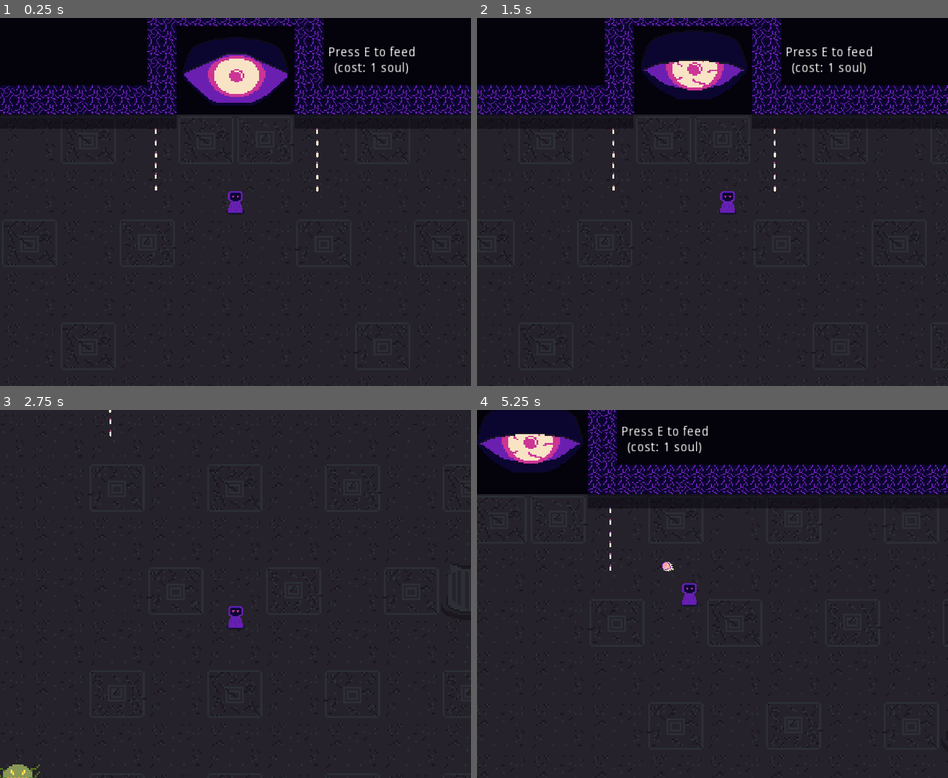
Above: before the commit, frames 1-4 (two rows, left to right).
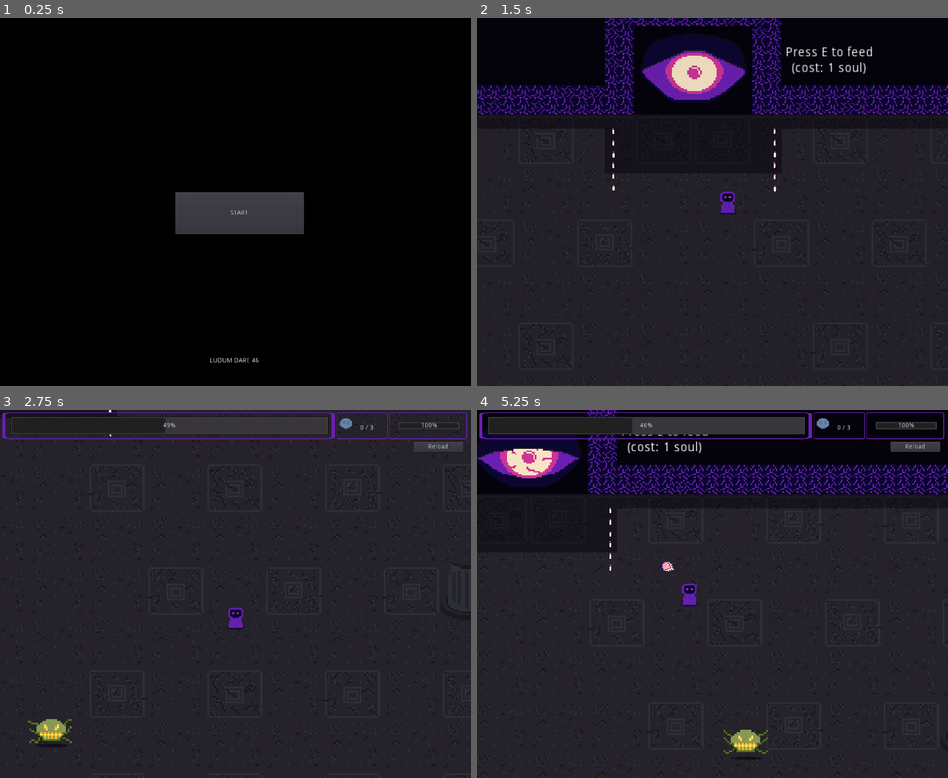
Above: after the commit, the same moments.

Repository: LeoCal4/LD46-Sanjuro-Game
Game: Godot game, scene res://Menu/Menu.tscn
Same seed, same stepped clock (60 frames per second), same inputs: the game is played once before the commit and once after it. Before the commit the project starts from res://Scene1.tscn. The engine's default icon, where the game draws it, is replaced by a stand-in: a white triangle on a blue panel in a dark square.
Inputs (mouse positions are in pixels of both pictures, inside the frame that each line leads up to):
- Up to frame 1 (0.25 s): no input
- Up to frame 2 (1.5 s): click (717, 213) at 0.5 s, where only the run after the commit has a clickable "START"; tap E (action) at 1.25, 1.35 s; move the mouse to (816, 183) at 1.27 s; hold Right (right) from 1.28 s (still down)
- Up to frame 3 (2.75 s): tap E (action) at 2 s; move the mouse to (141, 612) at 2.02 s; release Right (right) at 2.03 s; hold S (down) from 2.03 s (still down); click (141, 612) at 2.1 s
- Up to frame 4 (5.25 s): tap E (action) at 2.75, 2.85, 3.5, 4.25, 4.35, 5 s; move the mouse to (759, 513) at 2.77 s; release S (down) at 2.78 s; hold Right (right) 2.78-3.53 s; move the mouse to (688, 667) at 3.52 s; hold Up (up) 3.53-4.28 s; click (688, 667) at 3.6 s; move the mouse to (853, 649) at 4.27 s; hold Left (left) from 4.28 s (still down); move the mouse to (571, 538) at 5.02 s; click (571, 538) at 5.1 s

The runs differ from the first frame. In frame 1, 84% of the frame differs, in the area x 0-100%, y 0-100%; in frame 2, 1.5%; in frame 3, 1.9%; in frame 4, 7.3%.
Error before the commit: Invalid set index 'text' (on base: 'null instance') with value of type 'String'. (res://Enemy/Enemy.gd:55)

Commit message:
Added things

Diff:
--- a/Enemy/Enemy.gd
+++ b/Enemy/Enemy.gd
@@ -52,7 +52,6 @@
 	if (target.global_position.distance_to(starting_point)) >= 1000 or !is_instance_valid(map_navigation) or !map_navigation.has_method("get_simple_path"):
 		return
 	var path_to_player = map_navigation.get_simple_path(starting_point, target.global_position)
-	$Label.text = str(path_to_player.size())
 	var move_distance = MOVE_SPEED * delta
 	for point in range(path_to_player.size()):
 		var distance_to_next_point = starting_point.distance_to(path_to_player[point])
--- a/Enemy/Enemy.tscn
+++ b/Enemy/Enemy.tscn
@@ -1,7 +1,7 @@
 [gd_scene load_steps=11 format=2]
 
 [ext_resource path="res://Enemy/Enemy.gd" type="Script" id=1]
-[ext_resource path="res://icon.png" type="Texture" id=2]
+[ext_resource path="res://Player/CharacterTileset.png" type="Texture" id=2]
 [ext_resource path="res://Enemy/EnemyTileset.png" type="Texture" id=3]
 [ext_resource path="res://Enemy/EnemyWhiteframe.png" type="Texture" id=4]
 [ext_resource path="res://Sounds/EnemyDamage.wav" type="AudioStream" id=5]
@@ -69,9 +69,12 @@
 [node name="Shadow" type="Sprite" parent="."]
 visible = false
 modulate = Color( 0, 0, 0, 0.505882 )
-position = Vector2( 0.0941207, 7.59151 )
-scale = Vector2( 0.256479, 0.0497588 )
+position = Vector2( 0.50818, 5.56722 )
+scale = Vector2( 1.05584, 0.310462 )
 texture = ExtResource( 2 )
+vframes = 3
+hframes = 3
+frame = 7
 
 [node name="CollisionShape2D" type="CollisionShape2D" parent="."]
 visible = false
@@ -79,7 +82,6 @@
 shape = SubResource( 1 )
 
 [node name="Sprite" type="Sprite" parent="."]
-visible = false
 texture = ExtResource( 3 )
 vframes = 2
 
--- a/Player/Player.gd
+++ b/Player/Player.gd
@@ -79,12 +79,17 @@
 	var move_dir_y = int(Input.is_action_pressed('down')) - int(Input.is_action_pressed('up'))
 	var move_dir_x = int(Input.is_action_pressed('right')) - int(Input.is_action_pressed('left'))
 	move_dir = Vector2(move_dir_x, move_dir_y).normalized()
+	if move_dir != Vector2.ZERO:
+		$AnimationPlayer.play('move')
+	else:
+		$AnimationPlayer.stop()
 
 
 func _apply_movement(delta):
 	acceleration = move_dir * move_speed * delta
 	velocity += acceleration.clamped(max_move_speed) + knockback
 	velocity = move_and_slide(velocity)
+
 
 
 func _apply_friction(delta):
--- a/Player/Player.tscn
+++ b/Player/Player.tscn
@@ -10,6 +10,22 @@
 [sub_resource type="CapsuleShape2D" id=1]
 radius = 6.53317
 height = 11.3728
+
+[sub_resource type="Animation" id=2]
+resource_name = "move"
+length = 0.4
+tracks/0/type = "value"
+tracks/0/path = NodePath("Sprite:frame")
+tracks/0/interp = 1
+tracks/0/loop_wrap = true
+tracks/0/imported = false
+tracks/0/enabled = true
+tracks/0/keys = {
+"times": PoolRealArray( 0, 0.1, 0.2, 0.3, 0.4 ),
+"transitions": PoolRealArray( 1, 1, 1, 1, 1 ),
+"update": 1,
+"values": [ 0, 1, 2, 3, 4 ]
+}
 
 [node name="Player" type="KinematicBody2D"]
 collision_mask = 6
@@ -23,14 +39,15 @@
 position = Vector2( 0.122086, 1.03774 )
 scale = Vector2( 1.22891, 1.08648 )
 texture = ExtResource( 2 )
-vframes = 2
-hframes = 2
-frame = 2
+vframes = 3
+hframes = 3
+frame = 7
 
 [node name="Sprite" type="Sprite" parent="."]
 texture = ExtResource( 2 )
-vframes = 2
-hframes = 2
+vframes = 3
+hframes = 3
+frame = 4
 
 [node name="Camera2D" type="Camera2D" parent="." groups=[
 "camera",
@@ -55,9 +72,9 @@
 [node name="DamageSprite" type="Sprite" parent="."]
 visible = false
 texture = ExtResource( 2 )
-vframes = 2
-hframes = 2
-frame = 1
+vframes = 3
+hframes = 3
+frame = 6
 
 [node name="HealthBar" type="ProgressBar" parent="."]
 visible = false
@@ -81,3 +98,6 @@
 stream = ExtResource( 6 )
 volume_db = -10.0
 pitch_scale = 0.8
+
+[node name="AnimationPlayer" type="AnimationPlayer" parent="."]
+anims/move = SubResource( 2 )
--- a/Scene1.tscn
+++ b/Scene1.tscn
@@ -52,12 +52,17 @@
 }
 
 [node name="Shadows" type="Node2D" parent="."]
-editor/display_folded = true
 
 [node name="Shadow" type="Sprite" parent="Shadows"]
 modulate = Color( 1, 1, 1, 0.470588 )
-position = Vector2( 368.401, 41.516 )
-scale = Vector2( 43.9161, 1 )
+position = Vector2( 352.593, 41.516 )
+scale = Vector2( 41.9402, 1 )
+texture = ExtResource( 3 )
+
+[node name="Shadow16" type="Sprite" parent="Shadows"]
+modulate = Color( 1, 1, 1, 0.470588 )
+position = Vector2( 784.309, 65.8628 )
+scale = Vector2( 12.0184, 4 )
 texture = ExtResource( 3 )
 
 [node name="Shadow4" type="Sprite" parent="Shadows"]
@@ -123,8 +128,8 @@
 
 [node name="Shadow2" type="Sprite" parent="Shadows"]
 modulate = Color( 1, 1, 1, 0.470588 )
-position = Vector2( 1200.12, 41.516 )
-scale = Vector2( 44.0057, 1 )
+position = Vector2( 1216.29, 41.516 )
+scale = Vector2( 41.9842, 1 )
 texture = ExtResource( 3 )
 
 [node name="Shadow3" type="Sprite" parent="Shadows"]
--- a/project.godot
+++ b/project.godot
@@ -16,7 +16,7 @@
 [application]
 
 config/name="LD46"
-run/main_scene="res://Scene1.tscn"
+run/main_scene="res://Menu/Menu.tscn"
 config/icon="res://icon.png"
 
 [autoload]
Binary file added: Enemy/BigEnemyTileset.png
Not shown, added: Enemy/BigEnemyTileset.png.import
Binary file removed: Player/Character.png
Not shown, removed: Player/Character.png.import
Binary file changed: Player/CharacterTileset.png
Not shown: 1 places in Player/Player.tscn that only renumber resources
Not shown, changed: Export/LD46.zip
Not shown, added: Export/LD460.1.zip
Not shown, added: Export/LD460.2.zip
Not shown, changed: Export/index.pck
